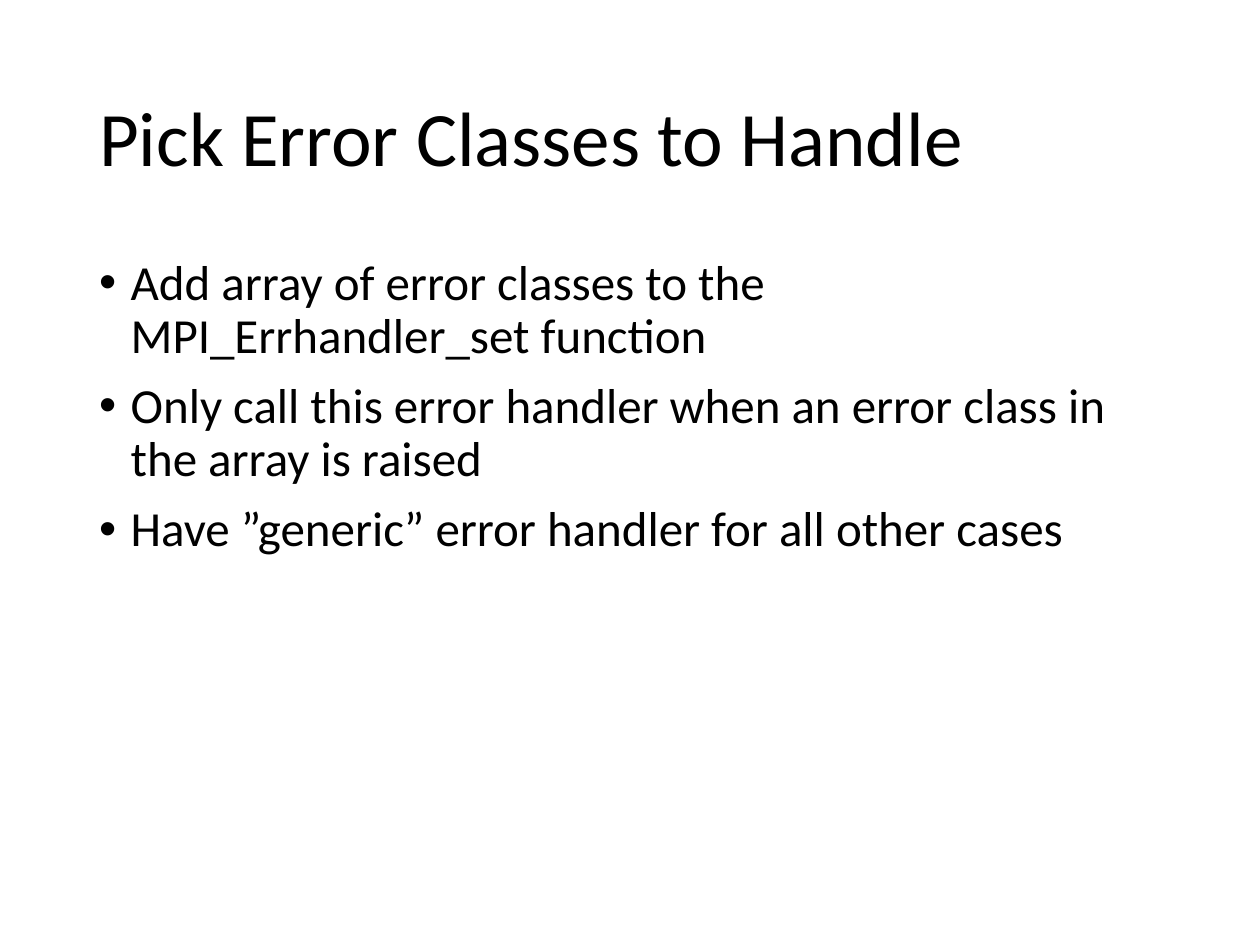
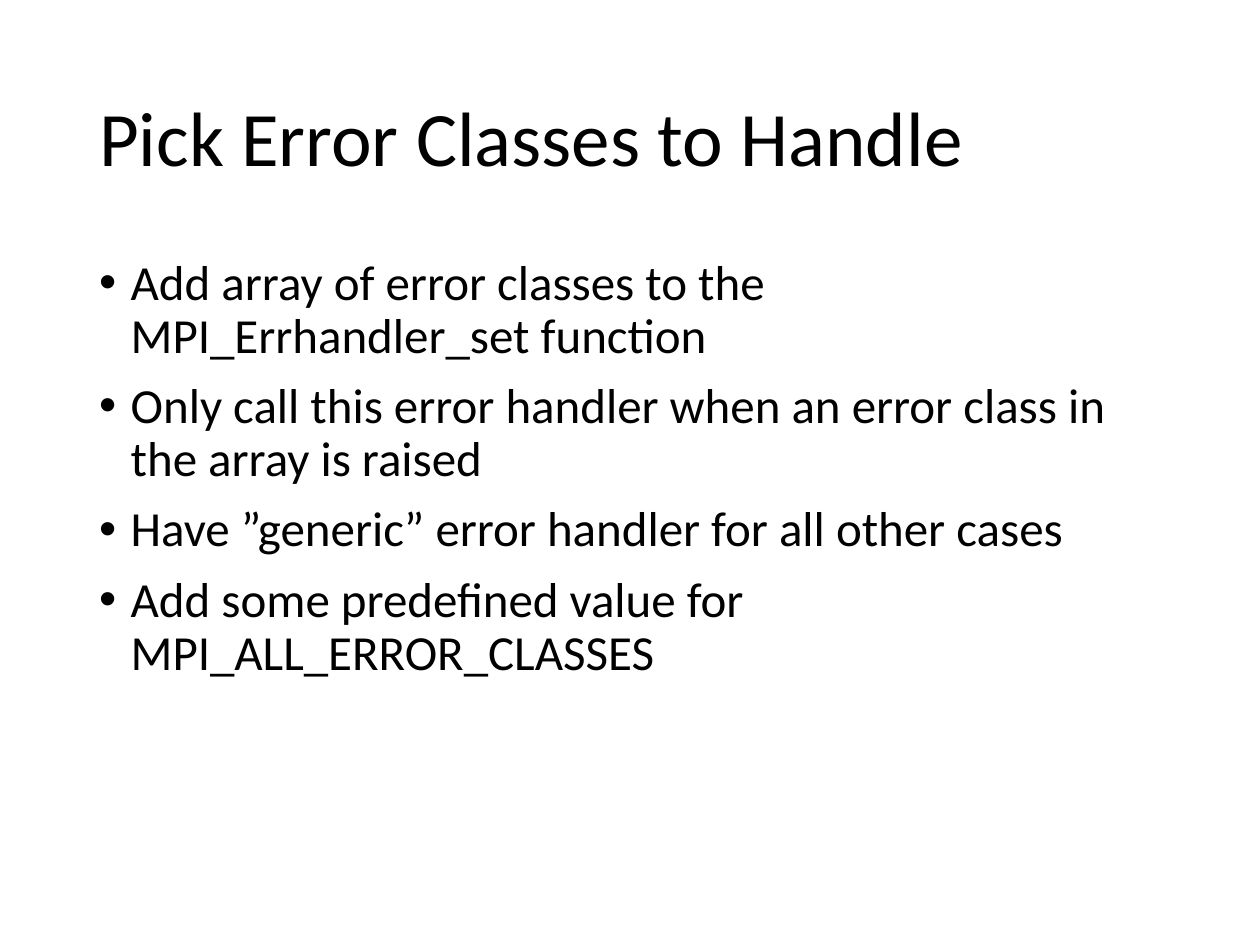
Before and after one commit to mpiwg-ft/ft-issues, a slide deck: slide 8 of slides/2016-03-01-FTWG-Error-Handlers.pptx (slide 7 before the commit). Drawn at 1260x945 pixels with LibreOffice and Linux fonts; fonts in the diff are those of the drawing. Boxes give left, top, right and bottom in pixels: in the first picture for what was removed or moved away, otherwise in the second. Text is boxed around its words. In the diff, an @@ line names an element or a change of style, - is before the commit and + after.

```diff
--- a/slides/2016-03-01-FTWG-Error-Handlers.pptx
+++ b/slides/2016-03-01-FTWG-Error-Handlers.pptx
@@ text at (131, 583, 744, 677): paragraph added @@
+• Add some predefined value for MPI_ALL_ERROR_CLASSES
```
Also in this commit, not shown: 6 other slides changed, 1 slide added.
